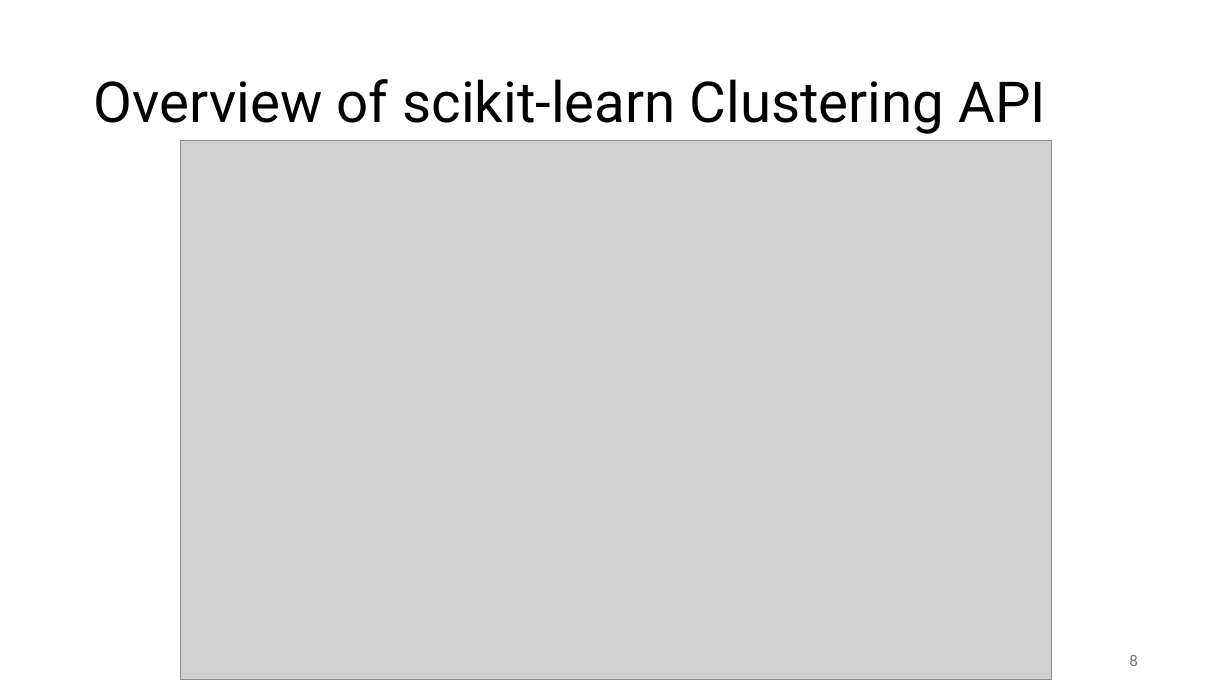
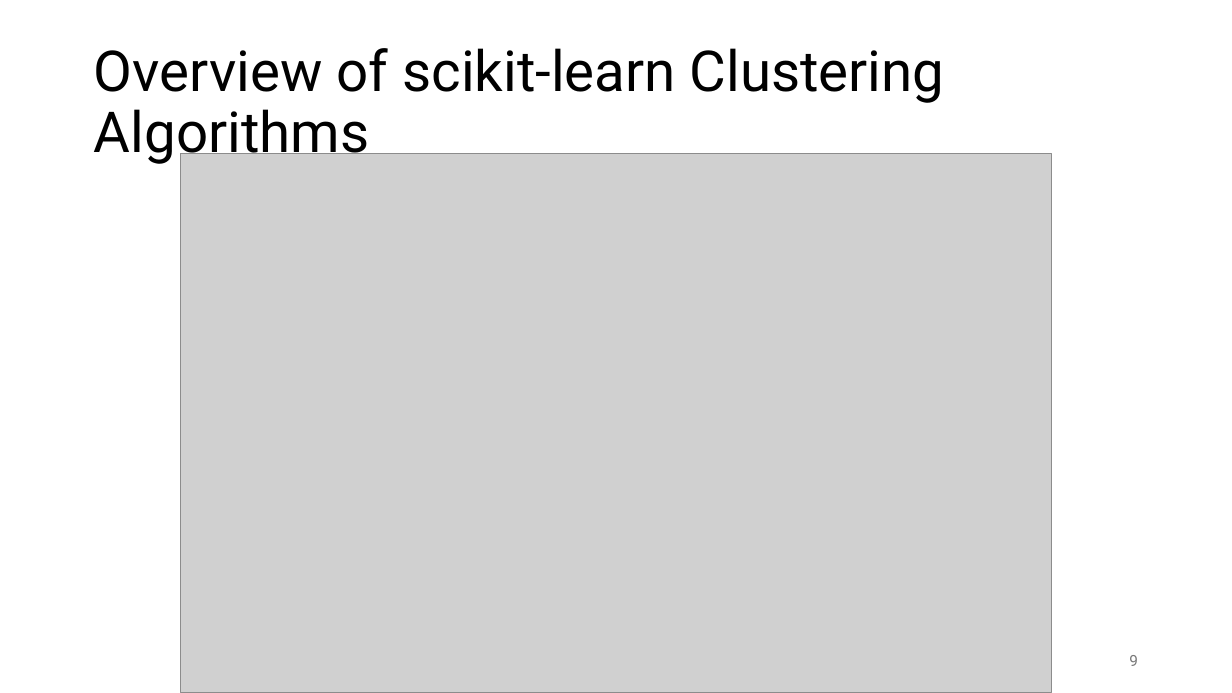
Before and after one commit to FelixWick/data_science, a slide deck: slide 9 of slides/2_clustering.pptx (slide 8 before the commit). Drawn at 1232x693 pixels with LibreOffice and Linux fonts; fonts in the diff are those of the drawing; grey boxes stand for pictures. Boxes give left, top, right and bottom in pixels: in the first picture for what was removed or moved away, otherwise in the second. Text is boxed around its words. In the diff, an @@ line names an element or a change of style, - is before the commit and + after.

```diff
--- a/slides/2_clustering.pptx
+++ b/slides/2_clustering.pptx
@@ title at (94, 48, 945, 166): text changed @@
-Overview of scikit-learn Clustering API
+Overview of scikit-learn Clustering Algorithms
@@ picture: place and size @@
-picture at (180, 140, 1051, 679)
+picture at (180, 154, 1051, 693)
```
Also in this commit, not shown: 6 other slides changed, 5 slides added, 2 other files.
